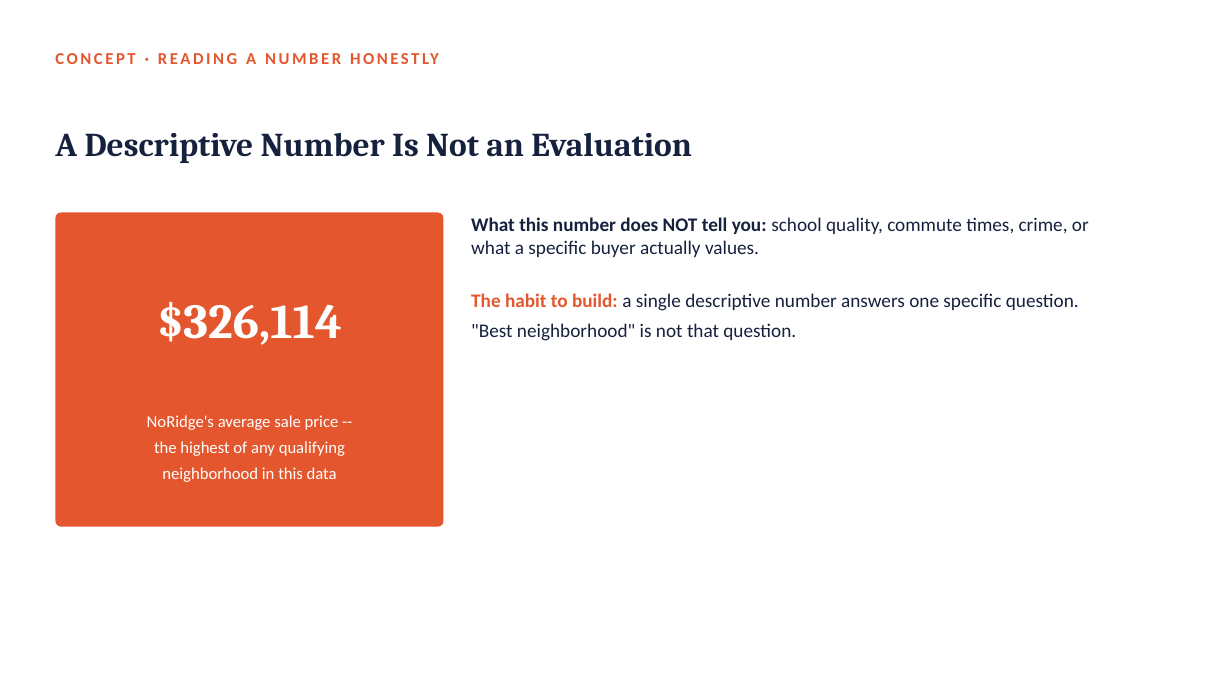
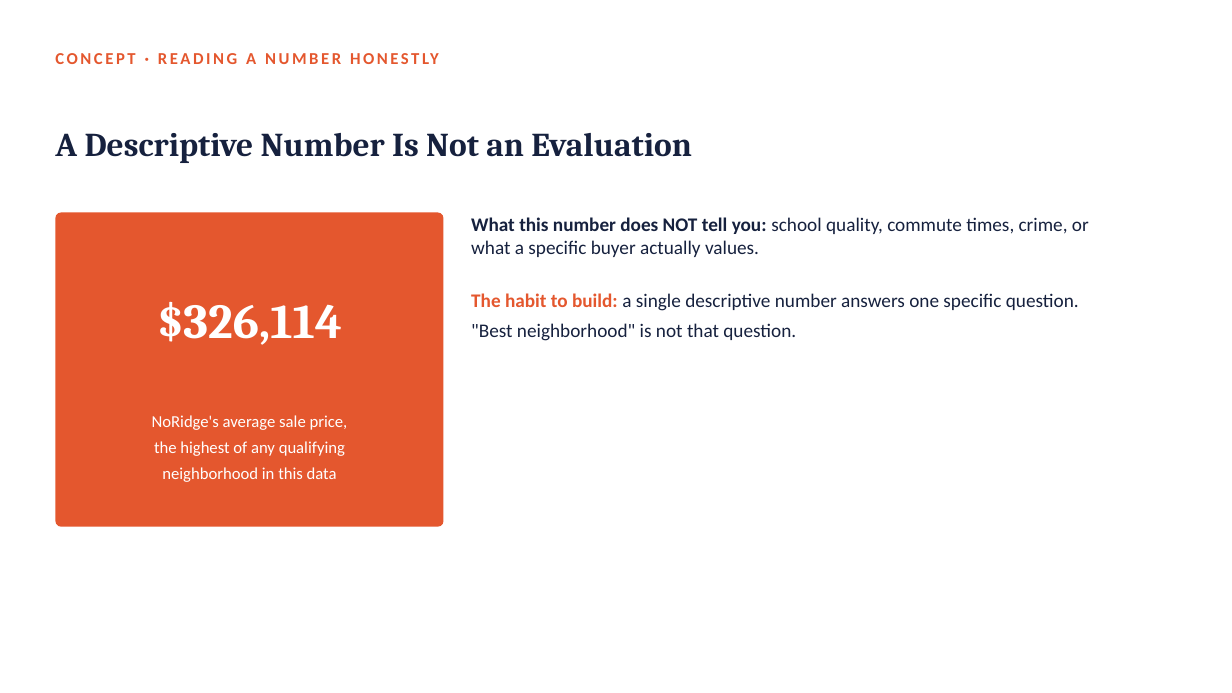
Before and after one commit to fmurital/Teaching-Curriculum, a slide deck: slide 42 of DATA-3230-Data-Visualization/01_Getting_Started_with_R_and_RStudio/Lecture_Slides/Module01_Getting_Started_with_R_and_RStudio.pptx (slide 19 before the commit). Drawn at 1232x693 pixels with LibreOffice and Linux fonts; fonts in the diff are those of the drawing. Boxes give left, top, right and bottom in pixels: in the first picture for what was removed or moved away, otherwise in the second. Text is boxed around its words. In the diff, an @@ line names an element or a change of style, - is before the commit and + after.

```diff
--- a/DATA-3230-Data-Visualization/01_Getting_Started_with_R_and_RStudio/Lecture_Slides/Module01_Getting_Started_with_R_and_RStudio.pptx
+++ b/DATA-3230-Data-Visualization/01_Getting_Started_with_R_and_RStudio/Lecture_Slides/Module01_Getting_Started_with_R_and_RStudio.pptx
@@ text at box(152, 415, 348, 430): text changed @@
-NoRidge's average sale price --
+NoRidge's average sale price,
```
Also in this commit, not shown: 17 other slides changed, 47 slides added, 2 slides removed, 1 other file.
